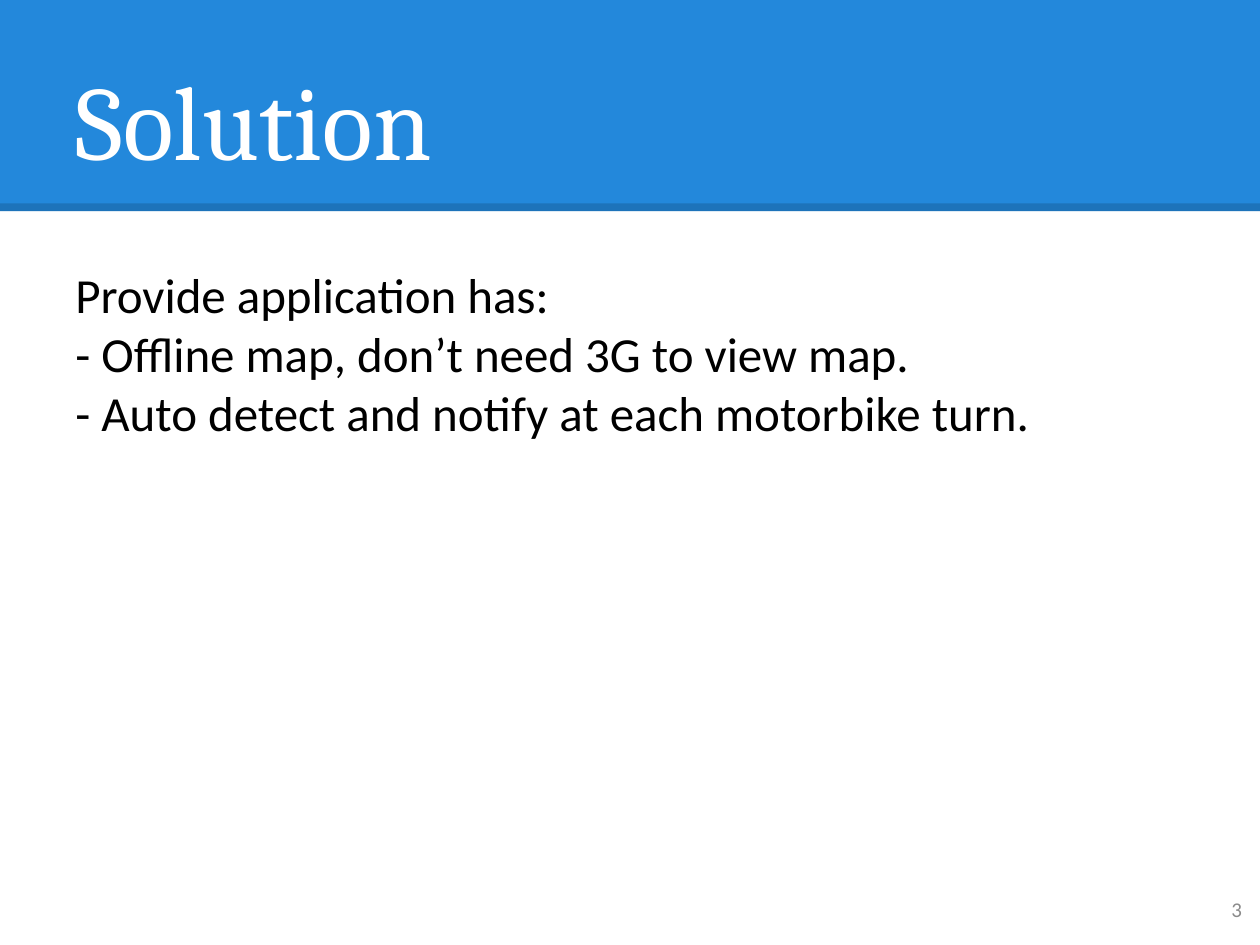
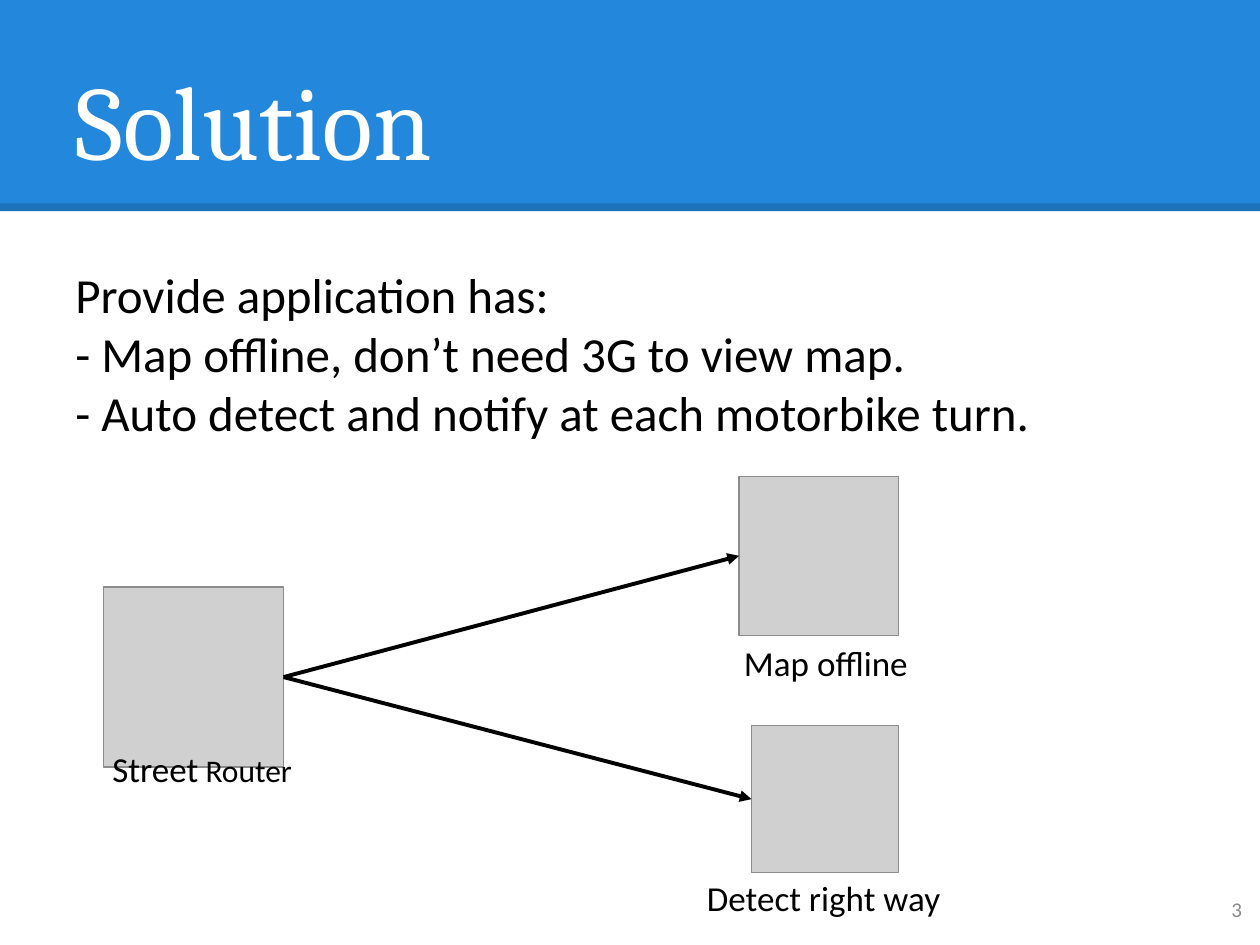
Before and after one commit to hqt/street-router, a slide deck: slide 3 of Document/presentation/nam/notify right route.pptx. Drawn at 1260x945 pixels with LibreOffice and Linux fonts; fonts in the diff are those of the drawing; grey boxes stand for pictures. Boxes give left, top, right and bottom in pixels: in the first picture for what was removed or moved away, otherwise in the second. Text is boxed around its words. In the diff, an @@ line names an element or a change of style, - is before the commit and + after.

```diff
--- a/Document/presentation/nam/notify right route.pptx
+++ b/Document/presentation/nam/notify right route.pptx
@@ text at [101,337,905,380]: text changed @@
-- Offline map, don’t need 3G to view map.
+- Map offline, don’t need 3G to view map.
@@ picture added at [740,476,898,635] @@
@@ arrow added from (284, 677) to (740, 556), #000000 2.25 pt @@
@@ picture added at [103,587,284,767] @@
@@ text added at [744,652,908,682], 20 pt, text #000000 @@
+Map offline
@@ arrow added from (284, 677) to (751, 799), #000000 2.25 pt @@
@@ picture added at [751,726,898,873] @@
@@ text added at [112,756,292,792], 20 pt, text #000000 @@
+Street Router
@@ text added at [707,886,940,917], 20 pt, text #000000 @@
+Detect right way
```
Also in this commit, not shown: 3 slides added, 1 other file.
